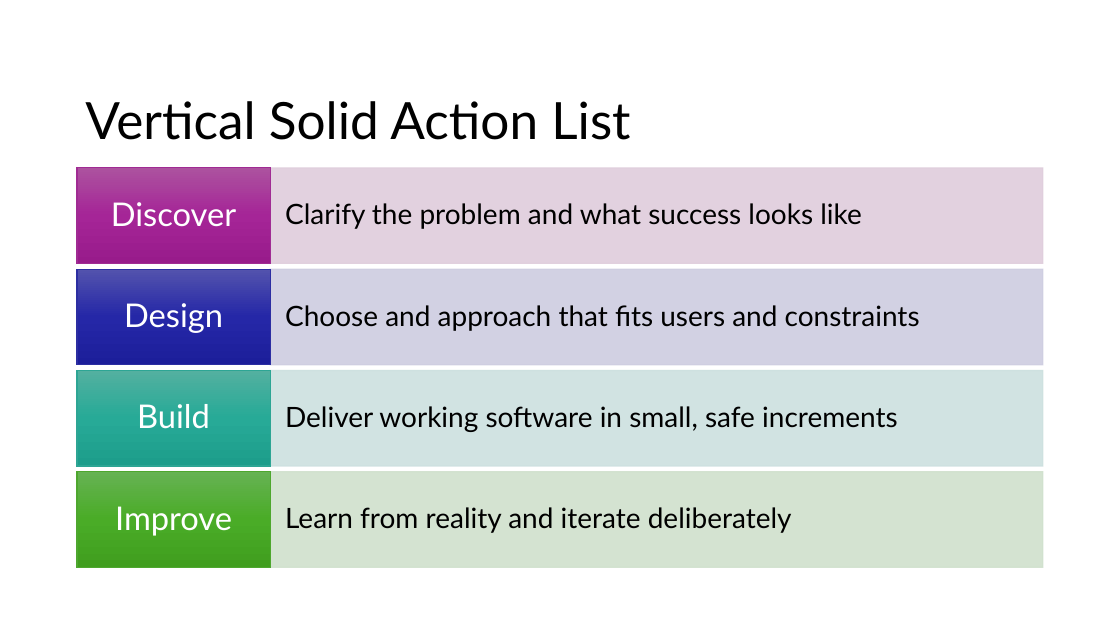
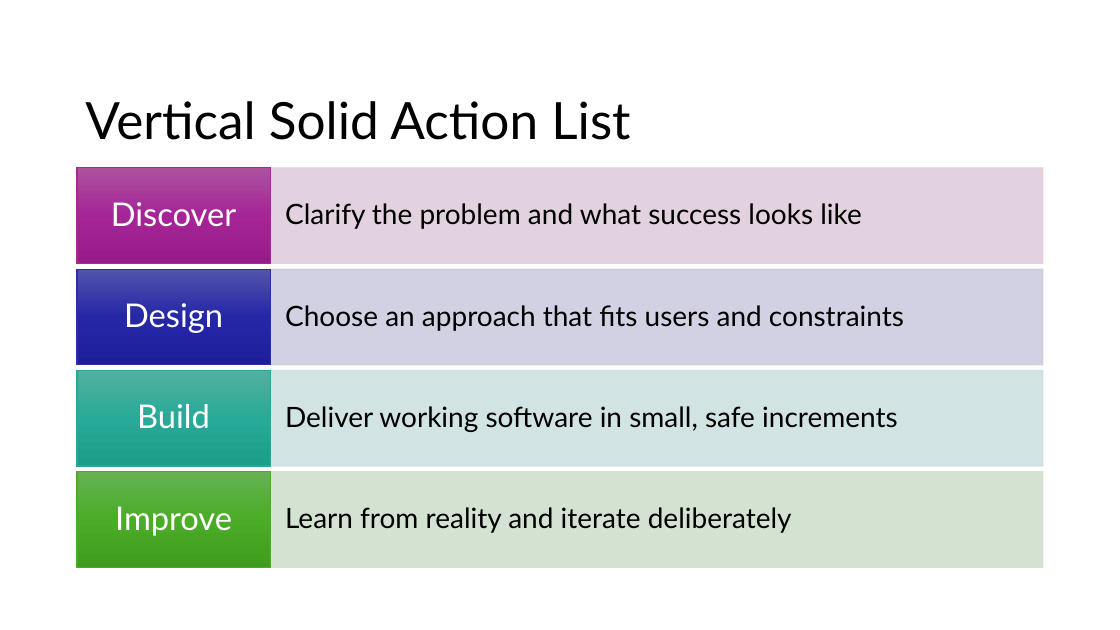
Before and after one commit to eNeRGy164/blog, a slide deck: slide 9 of public/wp-content/uploads/2026/02/hidden-smartart-layouts.pptx. Drawn at 1120x630 pixels with LibreOffice and Linux fonts; fonts in the diff are those of the drawing. Boxes give left, top, right and bottom in pixels: in the first picture for what was removed or moved away, otherwise in the second. Text is boxed around its words. In the diff, an @@ line names an element or a change of style, - is before the commit and + after.

```diff
--- a/public/wp-content/uploads/2026/02/hidden-smartart-layouts.pptx
+++ b/public/wp-content/uploads/2026/02/hidden-smartart-layouts.pptx
@@ text at bbox=[285, 305, 904, 331]: text changed @@
-Choose and approach that fits users and constraints
+Choose an approach that fits users and constraints
```
Also in this commit, not shown: 14 other slides changed, 16 other files.
